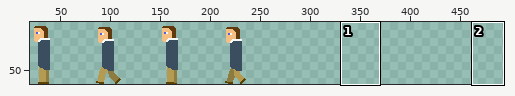
Two states of a sprite sheet, img/person.png. Above: a wide view before the commit, with the close-up outlined.
Close-up. As it was:
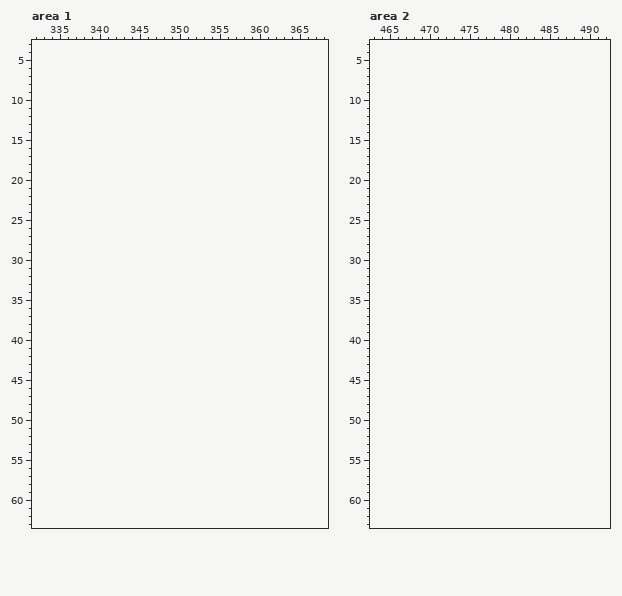
The file is 256x64 pixels. Shown: area 1: x 332..368, y 3..63; area 2: x 463..492, y 3..63. The old version is drawn lined up with the new one, on the new canvas. The wide view leaves out empty margins. The commit also changed other parts of the picture, which this record leaves out.
After the commit:
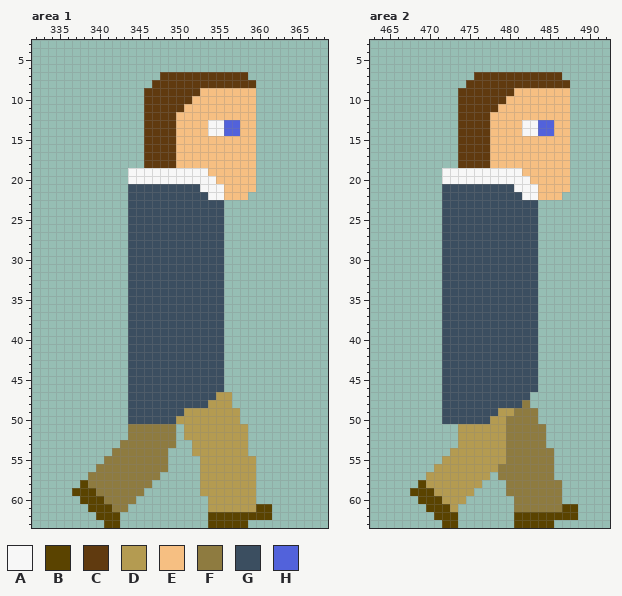
Palette (. is transparent): A #f7f7f7  B #5a4300  C #603a0f  D #b49b51  E #f6bf82  F #8e7b40  G #3b4e60  H #5262db
The edit:
canvas 256x64 -> 512x64
Changed rows in their new state; - is an unchanged pixel.
Area 1:
first column x 337:
 7 -----------CCCCCCCCCCC---
 8 ----------CCCCCCCCCCCCC--
 9 ---------CCCCCCCEEEEEEE--
10 ---------CCCCCCEEEEEEEE--
11 ---------CCCCCEEEEEEEEE--
12 ---------CCCCEEEEEEEEEE--
13 ---------CCCCEEEEAAHHEE--
14 ---------CCCCEEEEAAHHEE--
15 ---------CCCCEEEEEEEEEE--
16 ---------CCCCEEEEEEEEEE--
17 ---------CCCCEEEEEEEEEE--
18 ---------CCCCEEEEEEEEEE--
19 -------AAAAAAAAAAEEEEEE--
20 -------AAAAAAAAAAAEEEEE--
21 -------GGGGGGGGGAAAEEEE--
22 -------GGGGGGGGGGAAEEE---
23 -------GGGGGGGGGGGG------
24 -------GGGGGGGGGGGG------
25 -------GGGGGGGGGGGG------
26 -------GGGGGGGGGGGG------
27 -------GGGGGGGGGGGG------
28 -------GGGGGGGGGGGG------
29 -------GGGGGGGGGGGG------
30 -------GGGGGGGGGGGG------
31 -------GGGGGGGGGGGG------
32 -------GGGGGGGGGGGG------
33 -------GGGGGGGGGGGG------
34 -------GGGGGGGGGGGG------
35 -------GGGGGGGGGGGG------
36 -------GGGGGGGGGGGG------
37 -------GGGGGGGGGGGG------
38 -------GGGGGGGGGGGG------
39 -------GGGGGGGGGGGG------
40 -------GGGGGGGGGGGG------
41 -------GGGGGGGGGGGG------
42 -------GGGGGGGGGGGG------
43 -------GGGGGGGGGGGG------
44 -------GGGGGGGGGGGG------
45 -------GGGGGGGGGGGG------
46 -------GGGGGGGGGGGG------
47 -------GGGGGGGGGGGDD-----
48 -------GGGGGGGGGGDDD-----
49 -------GGGGGGGDDDDDDD----
50 -------GGGGGGDDDDDDDD----
51 -------FFFFFF-DDDDDDDD---
52 -------FFFFFF-DDDDDDDD---
53 ------FFFFFFF--DDDDDDD---
54 -----FFFFFFF---DDDDDDD---
55 ----FFFFFFFF----DDDDDDD--
56 ---FFFFFFFFF----DDDDDDD--
57 --FFFFFFFFF-----DDDDDDD--
58 -BFFFFFFFF------DDDDDDD--
59 BBBFFFFFF-------DDDDDDD--
60 -BBBFFFF---------DDDDDD--
61 --BBBFF----------DDDDDDBB
62 ---BBB-----------BBBBBBBB
63 ----BB-----------BBBBB---
Area 2:
first column x 468:
 7 --------CCCCCCCCCCC--
 8 -------CCCCCCCCCCCCC-
 9 ------CCCCCCCEEEEEEE-
10 ------CCCCCCEEEEEEEE-
11 ------CCCCCEEEEEEEEE-
12 ------CCCCEEEEEEEEEE-
13 ------CCCCEEEEAAHHEE-
14 ------CCCCEEEEAAHHEE-
15 ------CCCCEEEEEEEEEE-
16 ------CCCCEEEEEEEEEE-
17 ------CCCCEEEEEEEEEE-
18 ------CCCCEEEEEEEEEE-
19 ----AAAAAAAAAAEEEEEE-
20 ----AAAAAAAAAAAEEEEE-
21 ----GGGGGGGGGAAAEEEE-
22 ----GGGGGGGGGGAAEEE--
23 ----GGGGGGGGGGGG-----
24 ----GGGGGGGGGGGG-----
25 ----GGGGGGGGGGGG-----
26 ----GGGGGGGGGGGG-----
27 ----GGGGGGGGGGGG-----
28 ----GGGGGGGGGGGG-----
29 ----GGGGGGGGGGGG-----
30 ----GGGGGGGGGGGG-----
31 ----GGGGGGGGGGGG-----
32 ----GGGGGGGGGGGG-----
33 ----GGGGGGGGGGGG-----
34 ----GGGGGGGGGGGG-----
35 ----GGGGGGGGGGGG-----
36 ----GGGGGGGGGGGG-----
37 ----GGGGGGGGGGGG-----
38 ----GGGGGGGGGGGG-----
39 ----GGGGGGGGGGGG-----
40 ----GGGGGGGGGGGG-----
41 ----GGGGGGGGGGGG-----
42 ----GGGGGGGGGGGG-----
43 ----GGGGGGGGGGGG-----
44 ----GGGGGGGGGGGG-----
45 ----GGGGGGGGGGGG-----
46 ----GGGGGGGGGGGG-----
47 ----GGGGGGGGGGG------
48 ----GGGGGGGGGGF------
49 ----GGGGGGGDDFFF-----
50 ----GGGGGGDDFFFF-----
51 ------DDDDDDFFFFF----
52 ------DDDDDDFFFFF----
53 ------DDDDDDFFFFF----
54 -----DDDDDDDFFFFFF---
55 ----DDDDDDDDFFFFFF---
56 ---DDDDDDDDFFFFFFF---
57 --DDDDDDDD-FFFFFFF---
58 -BDDDDDDD---FFFFFFF--
59 BBBDDDDD----FFFFFFF--
60 -BBBDDD------FFFFFF--
61 --BBBD-------FFFFFFBB
62 ---BBB-------BBBBBBBB
63 ----BB-------BBBBB---
Boxes around the changes in both close-ups, in picture pixels (x1, y1, x2, y2):
added: (72, 72, 272, 528)
added: (410, 72, 578, 528)
